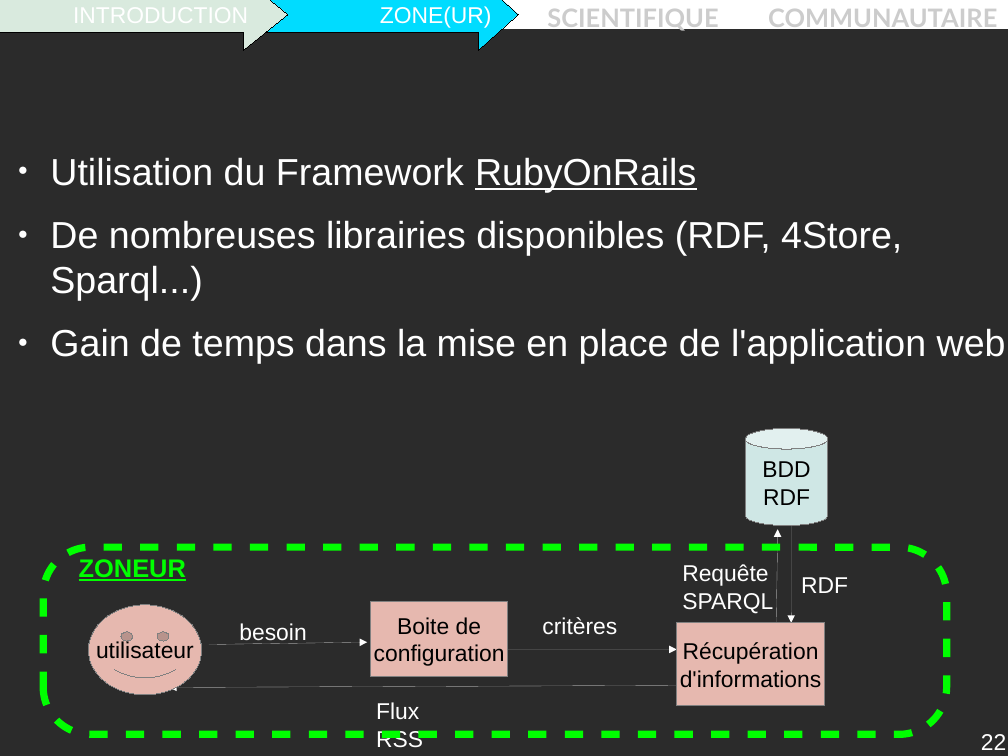
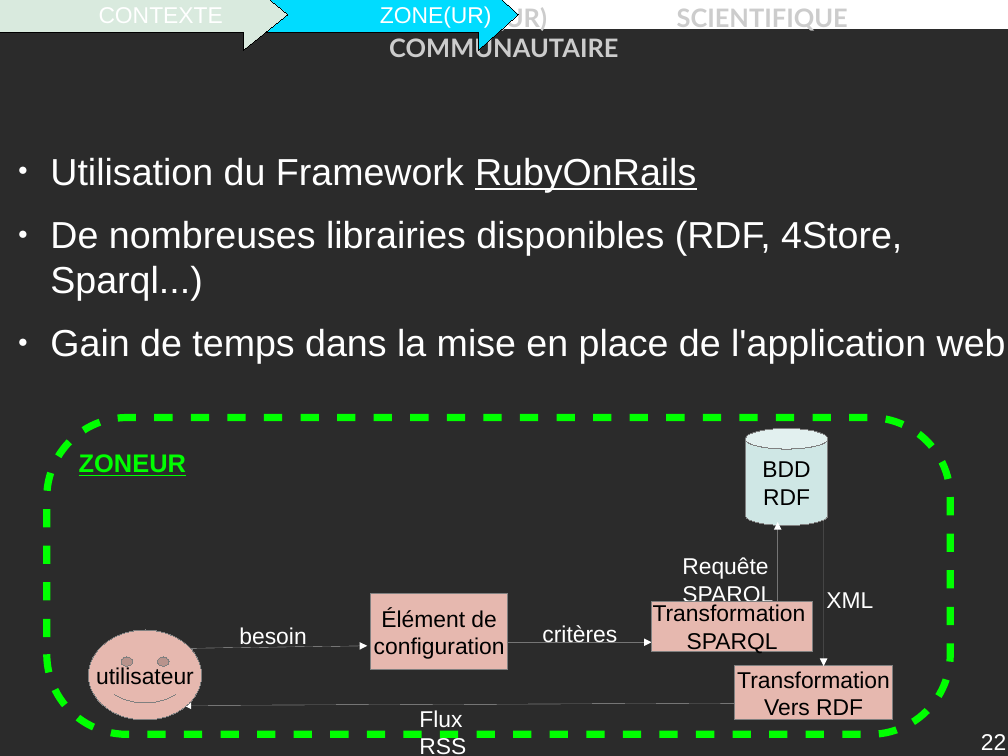
Before and after one commit to descl/ZONE, a slide deck: slide 22 of Rapport/presentation.odp. Drawn at 1008x756 pixels with LibreOffice and Linux fonts; fonts in the diff are those of the drawing; background and template pictures are left out; a plain dark background stands for a picture behind light text. Boxes give left, top, right and bottom in pixels: in the first picture for what was removed or moved away, otherwise in the second. Text is boxed around its words. In the diff, an @@ line names an element or a change of style, - is before the commit and + after.

```diff
--- a/Rapport/presentation.odp
+++ b/Rapport/presentation.odp
@@ text in right arrow at [116, 2, 249, 33]: text changed @@
-INTRODUCTION
+CONTEXTE
@@ text at [428, 5, 848, 32]: text changed @@
-INTRODUCTION ZONE(UR) SCIENTIFIQUE COMMUNAUTAIRE
+CONTEXTE ZONE(UR) SCIENTIFIQUE COMMUNAUTAIRE
@@ rounded rectangle: place and size @@
-rounded rectangle at [43, 547, 947, 735]
+rounded rectangle at [47, 418, 950, 735]
@@ text "ZONEUR": place and size @@
-text "ZONEUR" at [79, 559, 186, 581]
+text "ZONEUR" at [79, 454, 186, 476]
@@ arrow moved from (791, 526) - (791, 623) to (778, 601) - (778, 522) @@
@@ arrow moved from (776, 681) - (778, 530) to (824, 519) - (824, 666) @@
@@ text "Requête": place and size @@
-text "Requête" at [682, 564, 773, 614]
+text "Requête" at [682, 557, 773, 607]
@@ rectangle "Élément de": place and size @@
-rectangle "Élément de" at [371, 601, 509, 677]
+rectangle "Élément de" at [371, 595, 509, 670]
@@ text removed at [801, 577, 848, 593] @@
-RDF
@@ text added at [826, 592, 873, 608], 18 pt, text #FFFFFF @@
+XML
@@ text "besoin": place and size @@
-text "besoin" at [239, 623, 306, 644]
+text "besoin" at [239, 627, 306, 648]
@@ text in rectangle at [381, 609, 496, 628]: text changed @@
-Boite de
+Élément de
@@ text "critères": place and size @@
-text "critères" at [542, 617, 617, 635]
+text "critères" at [542, 625, 617, 643]
@@ rectangle added at [652, 601, 813, 651], fill #E6B8AF, outline #808080 0 pt, 18 pt, text #000000 @@
+Transformation
+SPARQL
@@ rectangle removed at [677, 623, 824, 706] @@
-Récupération
-d'informations
@@ smiley face "utilisateur": place and size @@
-smiley face "utilisateur" at [89, 605, 202, 694]
+smiley face "utilisateur" at [89, 630, 202, 720]
@@ arrow moved from (209, 645) - (368, 642) to (188, 649) - (368, 646) @@
@@ arrow moved from (457, 649) - (677, 649) to (457, 642) - (652, 642) @@
@@ rectangle added at [735, 666, 893, 720], fill #E6B8AF, outline #808080 0 pt, 18 pt, text #000000 @@
+Transformation
+Vers RDF
@@ arrow moved from (677, 686) - (169, 688) to (735, 703) - (184, 705) @@
@@ text "Flux RSS": place and size @@
-text "Flux RSS" at [376, 702, 423, 748]
+text "Flux RSS" at [419, 710, 466, 755]
```
Also in this commit, not shown: 30 other slides changed, 6 slides added, 5 slides removed.
